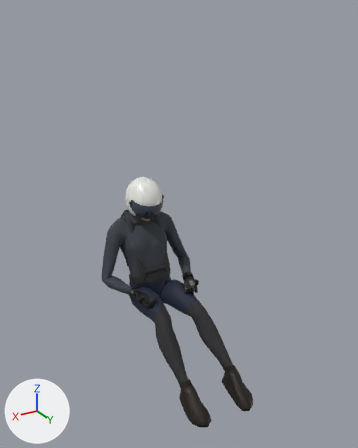
The glTF model assets/models/pilot.glb, before and after one commit.
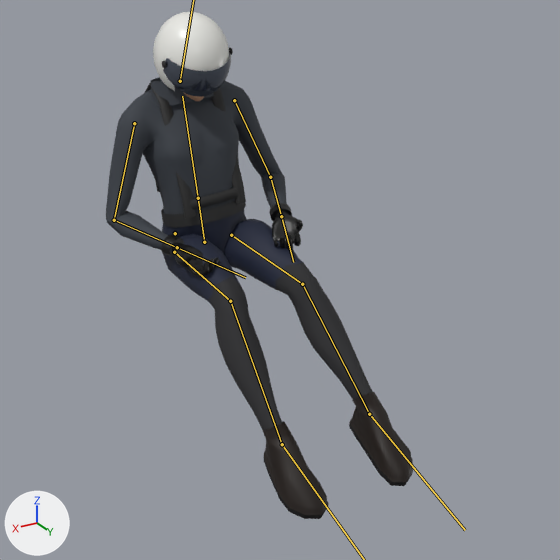
There are two pictures of each version: one whole from a camera (50 mm lens) standing at (1.38, 3.03, 0.03) and looking at (-0.02, 0.69, -1.14), one close up on the part from 14% to 91% of the width and 38% to 100% of the height. Lighting does not change. The marker at lower left points along +X, +Y and +Z. The last two pictures show the newer version. Both versions are drawn at frame 1 of the action 'sit'; the numbers are the values there. The bones that change, and the others that lie on the model, are drawn over the model as lines in the close-ups.

In view in the first close-up: 'Helmet', 'PilotBody'.
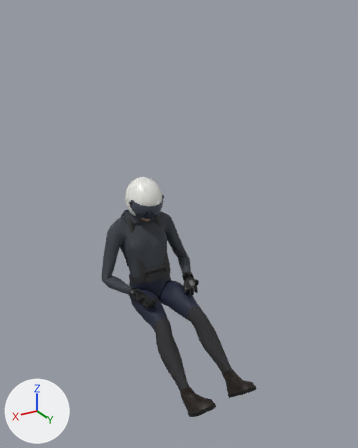
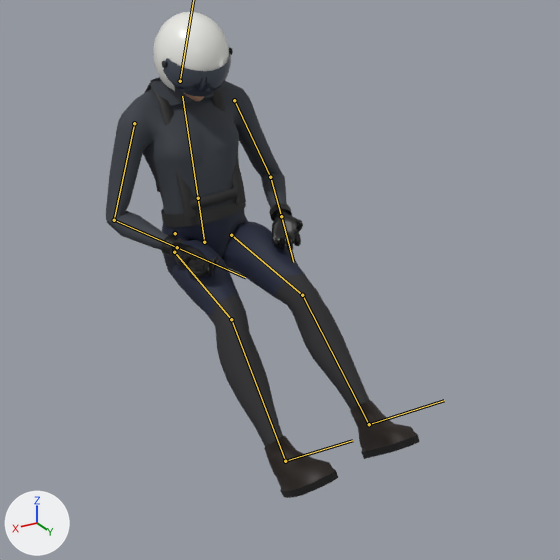
Where the change shows, as pixel boxes (x1, y1, x2, y2) in the close-ups (560 x 560 px):
'PilotBody', posed
    before: (106, 77, 413, 519)
    after: (106, 77, 420, 498)
bone 'Thigh.L', root to tip
    before: (231, 235) to (302, 284)
    after: (231, 235) to (302, 295)
bone 'Shin.L', root to tip
    before: (302, 284) to (369, 414)
    after: (302, 295) to (369, 424)
bone 'Foot.L', root to tip
    before: (369, 414) to (465, 530)
    after: (369, 424) to (444, 400)
bone 'Thigh.R', root to tip
    before: (174, 252) to (230, 301)
    after: (174, 252) to (231, 319)
bone 'Shin.R', root to tip
    before: (230, 301) to (282, 444)
    after: (231, 319) to (285, 461)

What the commit changed:
Bone 'Thigh.L' (bone_thigh_l) turns from (74, -3, -5) to (69, -3, -5) degrees about its own x, y and z.
Bone 'Shin.L' (bone_shin_l) turns from (-35, 3, -2) to (-31, 3, -1) degrees about its own x, y and z.
Bone 'Foot.L' (bone_foot_l) turns from (-64, 0, -3) to (-9, 0, 2) degrees about its own x, y and z.
Bone 'Thigh.R' (bone_thigh_r) turns from (77, 3, 5) to (69, 3, 5) degrees about its own x, y and z.
Bone 'Shin.R' (bone_shin_r) turns from (-42, -3, 2) to (-31, -3, 1) degrees about its own x, y and z.
Bone 'Foot.R' (bone_foot_r) turns from (-61, 0, 3) to (-9, 0, -2) degrees about its own x, y and z.
